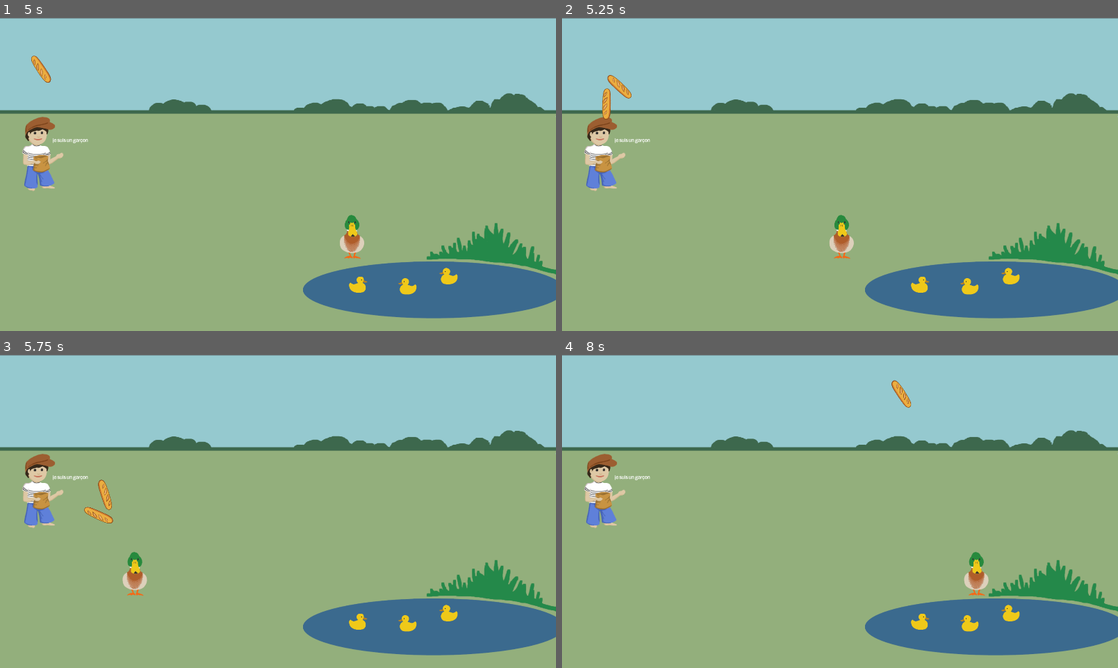
Above: before the commit, frames 1-4 (two rows, left to right).
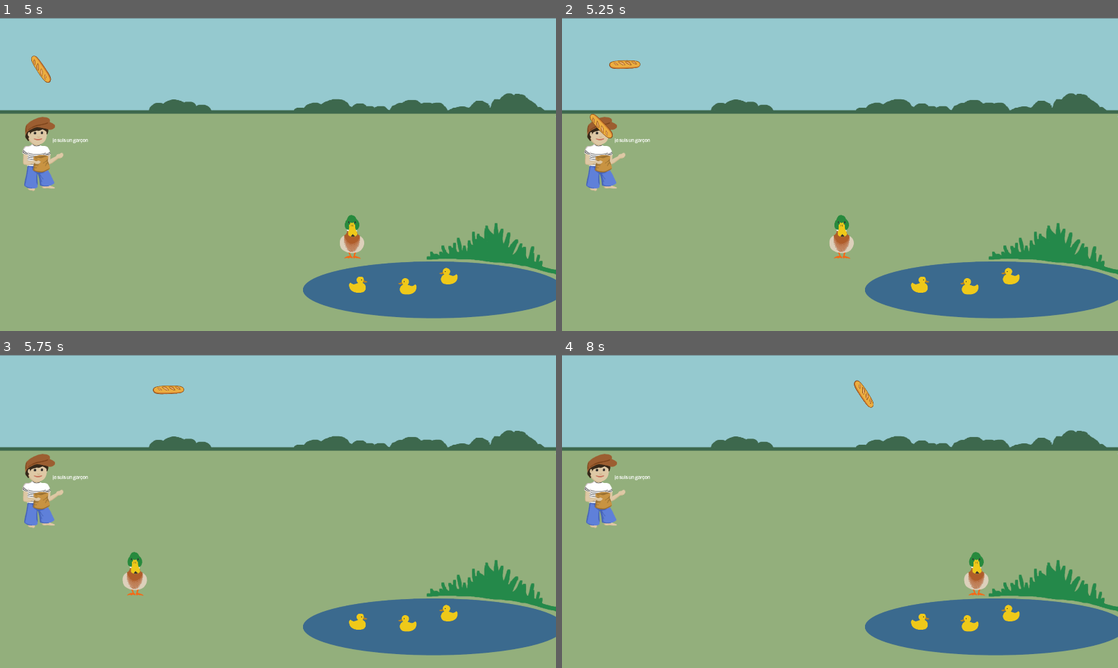
Above: after the commit, the same moments.

Repository: baguette-ballett/baguette-ballett
Game: Godot game, scene res://scenes/intro/intro.tscn
Two runs of this game, one before a commit and one after it. Both use one fixed random seed, a clock stepped at 60 frames per second and the inputs below.
Inputs:
- Up to frame 1 (5 s): click "Start" at 0.5 s; tap Enter (ui_accept) at 1.25, 1.52, 2.27, 3.77, 4.52 s; hold Right (ui_right) 1.28-2.03 s; hold Left (ui_left) 2.03-2.78 s; hold Right (ui_right) 2.78-4.28 s; hold Left (ui_left) from 4.28 s (still down)
- Up to frame 2 (5.25 s): keep holding Left (ui_left)
- Up to frame 3 (5.75 s): keep holding Left (ui_left); tap Enter (ui_accept) at 5.27 s
- Up to frame 4 (8 s): release Left (ui_left) at 6.53 s; hold Right (ui_right) from 6.53 s (still down); tap Enter (ui_accept) at 6.77, 7.52 s

Frame 1 is identical in both runs. In frame 2, 0.5% of the frame differs, in the area x 5-15%, y 13-39%; in frame 3, 0.4%; in frame 4, 0.3%.

Commit message:
replace joints with a bit of directional impulse when the baguettes are near the duck

Diff:
--- a/scenes/baguette/baguette.gd
+++ b/scenes/baguette/baguette.gd
@@ -6,6 +6,12 @@
 
 func _ready():
 	self.rotation_degrees = randf_range(-180.0, 180.0)
+
+func _physics_process(delta):
+	if abs(self.global_position.x - Globals.player.global_position.x) < 50:
+		var direction = (Globals.player.global_position - self.global_position).normalized()
+		direction.y = 0
+		self.apply_impulse(direction*1000)
 
 func _on_body_entered(body):
 	if body is Ground:
@@ -20,10 +26,4 @@
 		body.set_collision_mask_value(3, false)
 
 	if body is Player or body is Baguette:
-		var joint = PinJoint2D.new()
-		joint.node_a = body.get_path()
-		joint.node_b = self.get_path()
-		joint.position = self.global_position
-		Globals.jointBaguettes.append(joint)
-		get_tree().current_scene.add_child(joint)
 		has_collide = true
--- a/scenes/globals.gd
+++ b/scenes/globals.gd
@@ -1,3 +1,4 @@
 extends Node
 
 var jointBaguettes = []
+var player
--- a/scenes/player/player.gd
+++ b/scenes/player/player.gd
@@ -2,6 +2,9 @@
 extends CharacterBody2D
 
 var walkSpeed = 1000.0
+
+func _ready():
+	Globals.player = self
 
 func _physics_process(delta):
 	velocity.y = 100.0
